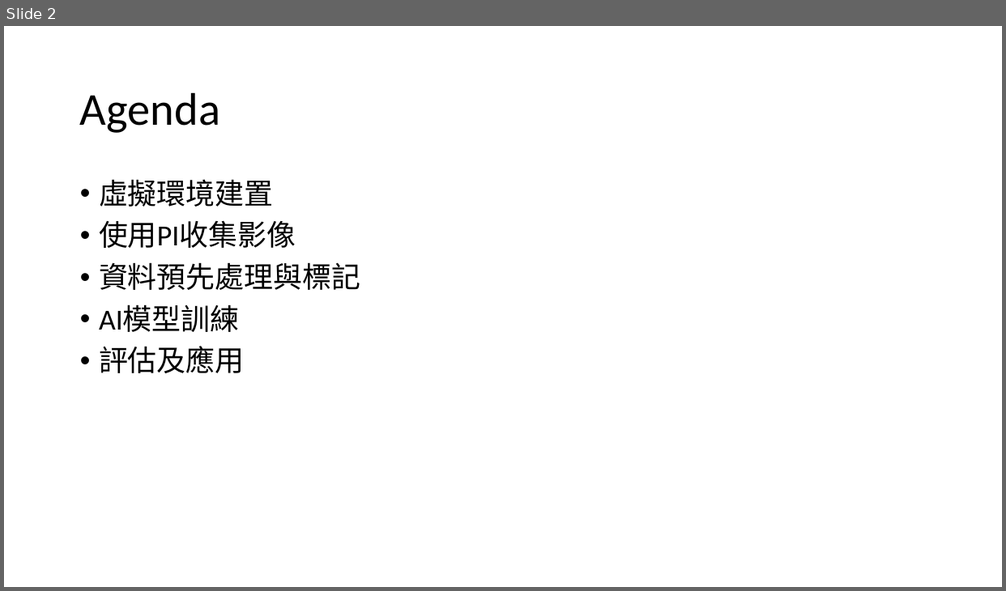
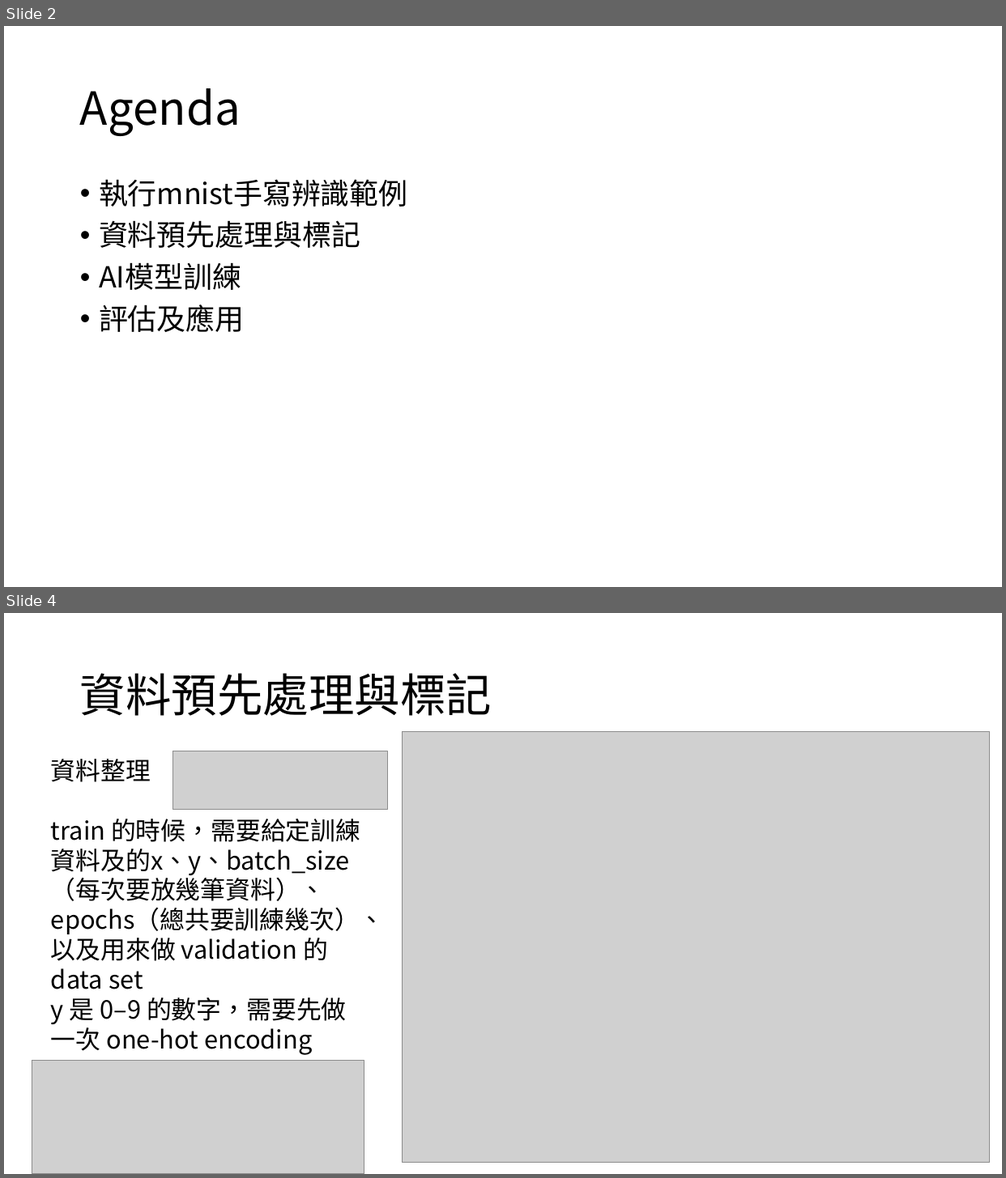
Before and after one commit to dondon1895/AI, a slide deck: Interim_report/G080A010_莊東樺_期中報告_20200430.pptx. Shown one above the other, each under a label of ours: slide 2 before the commit, slides 2 and 4 after it; the slides between them are not shown. The pictures are 1006x591 and 1006x1178 pixels, drawn with LibreOffice and Linux fonts; fonts in the diff are those of the drawing; grey boxes stand for pictures. Boxes give left, top, right and bottom in pixels: in the first picture for what was removed or moved away, otherwise in the second. Text is boxed around its words. In the diff, an @@ line names an element or a change of style, - is before the commit and + after.

```diff
--- a/Interim_report/G080A010_莊東樺_期中報告_20200430.pptx
+++ b/Interim_report/G080A010_莊東樺_期中報告_20200430.pptx
@@ slide 4 added at bbox=[4, 613, 1002, 1174], background #FFFFFF @@
@@ title added at bbox=[80, 673, 492, 716], 44 pt, text #000000 @@
+資料預先處理與標記
@@ picture added at bbox=[403, 732, 990, 1163] @@
@@ picture added at bbox=[173, 752, 388, 810] @@
@@ text added at bbox=[51, 759, 385, 1055], 24 pt, text #000000 @@
+資料整理
+train 的時候，需要給定訓練資料及的x、y、batch_size（每次要放幾筆資料）、epochs（總共要訓練幾次）、以及用來做 validation 的data set
+y 是 0–9 的數字，需要先做一次 one-hot encoding
@@ picture added at bbox=[32, 1061, 364, 1174] @@
@@ slide 2 changed as well @@
@@ title "Agenda" at bbox=[80, 88, 241, 136]: font Calibri to Noto Sans CJK SC @@
@@ text at bbox=[99, 179, 408, 207]: text changed; font Calibri to Noto Sans CJK SC @@
-• 虛擬環境建置
-• 使用PI收集影像
+• 執行mnist手寫辨識範例
@@ text at bbox=[99, 220, 360, 332]: font Calibri to Noto Sans CJK SC in "資料預先處理與標記", "AI模型訓練", "評估及應用" @@
```
Also in this commit, not shown: 1 other slide changed, 5 other slides added, 2 slides removed.
